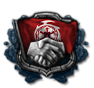
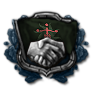
Comparing the layer stacks of the two (94, 88) images. Changes:
added layer "kashyyyk" (2nd of 2, in "PEACE") (multiply, 97%) in group "PEACE" over (x1=18, y1=18, x2=78, y2=55)
hid "sith_mandalore" (2nd of 2, in "PEACE") over (x1=18, y1=17, x2=78, y2=55)